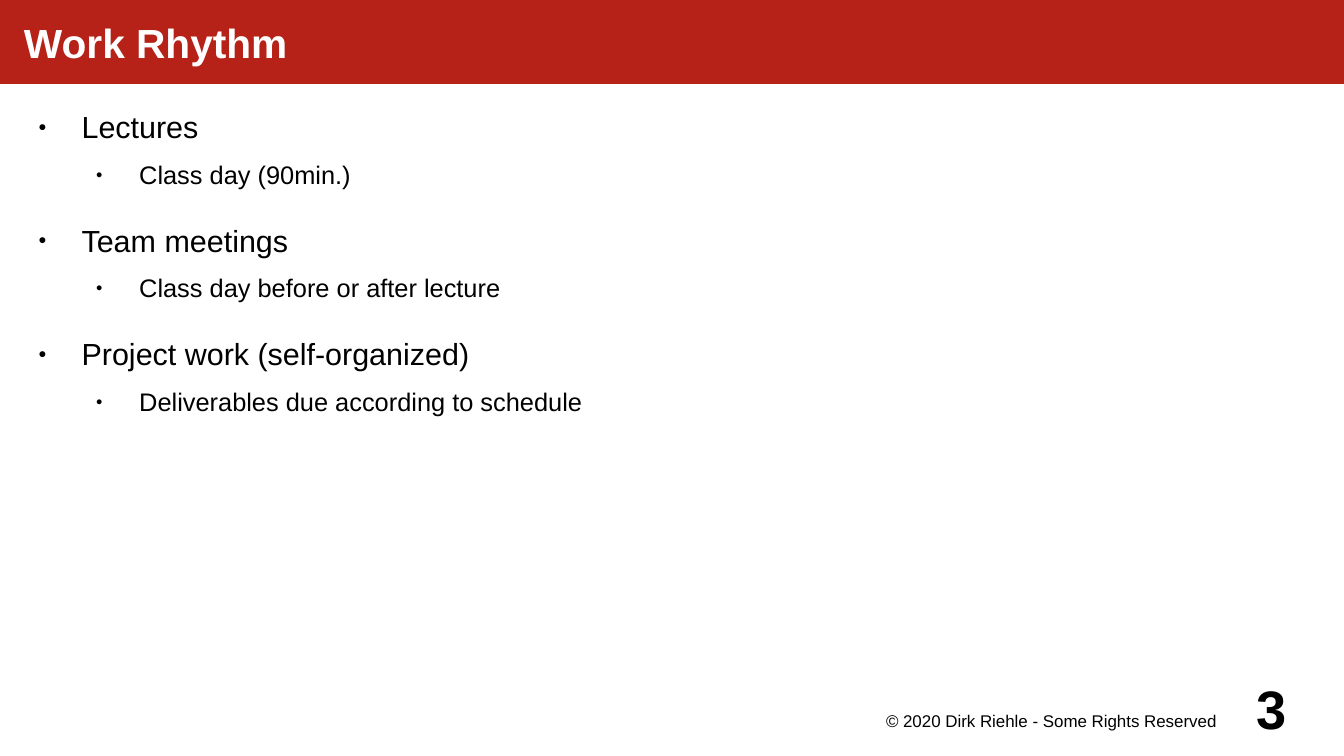
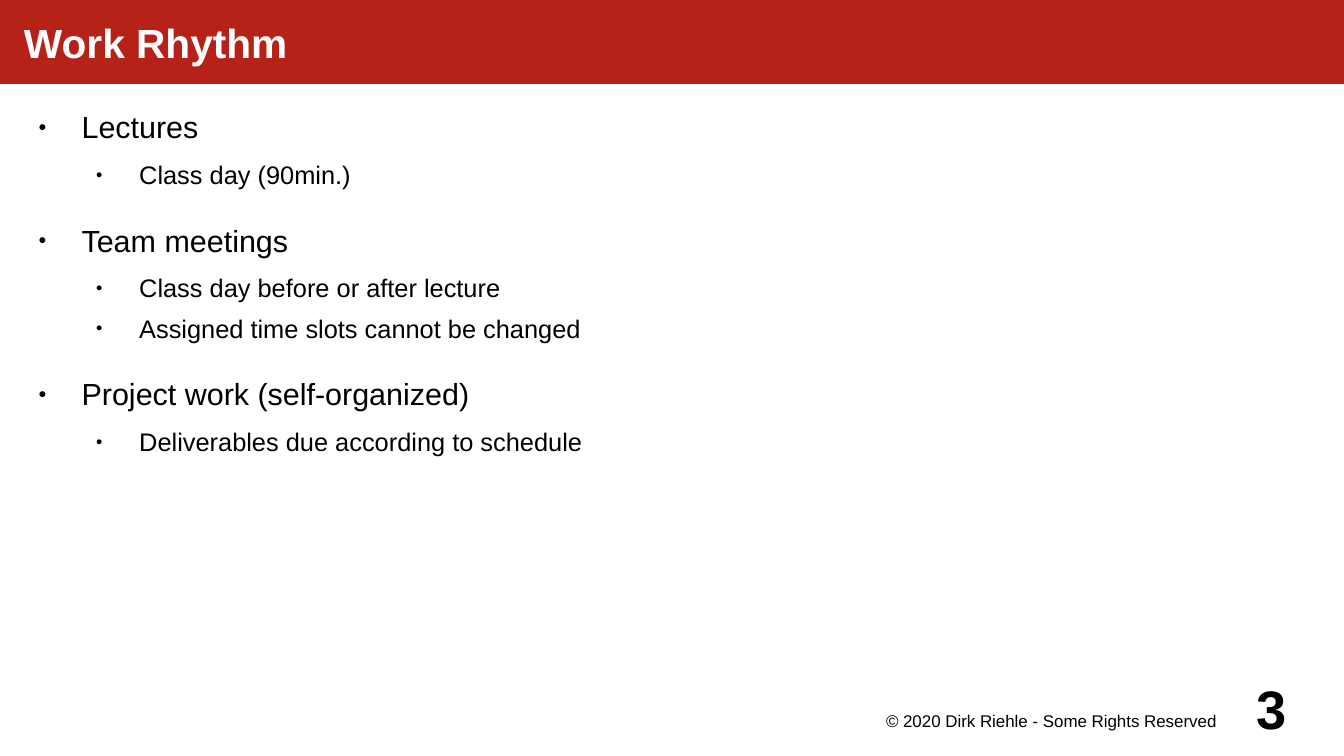
Before and after one commit to dirkriehle/amos-course, a slide deck: slide 3 of Lecture slides/AMOS A02 - Course Schedule.odp. Drawn at 1344x756 pixels with LibreOffice and Linux fonts; fonts in the diff are those of the drawing. Boxes give left, top, right and bottom in pixels: in the first picture for what was removed or moved away, otherwise in the second. Text is boxed around its words. In the diff, an @@ line names an element or a change of style, - is before the commit and + after.

Commit message:
Added clarificaton on team meeting slots and demo day slide

```diff
--- a/Lecture slides/AMOS A02 - Course Schedule.odp
+++ b/Lecture slides/AMOS A02 - Course Schedule.odp
@@ text at [139,319,580,343]: paragraph added @@
+  ● Assigned time slots cannot be changed
```
Also in this commit, not shown: 3 other slides changed, 1 other file.
